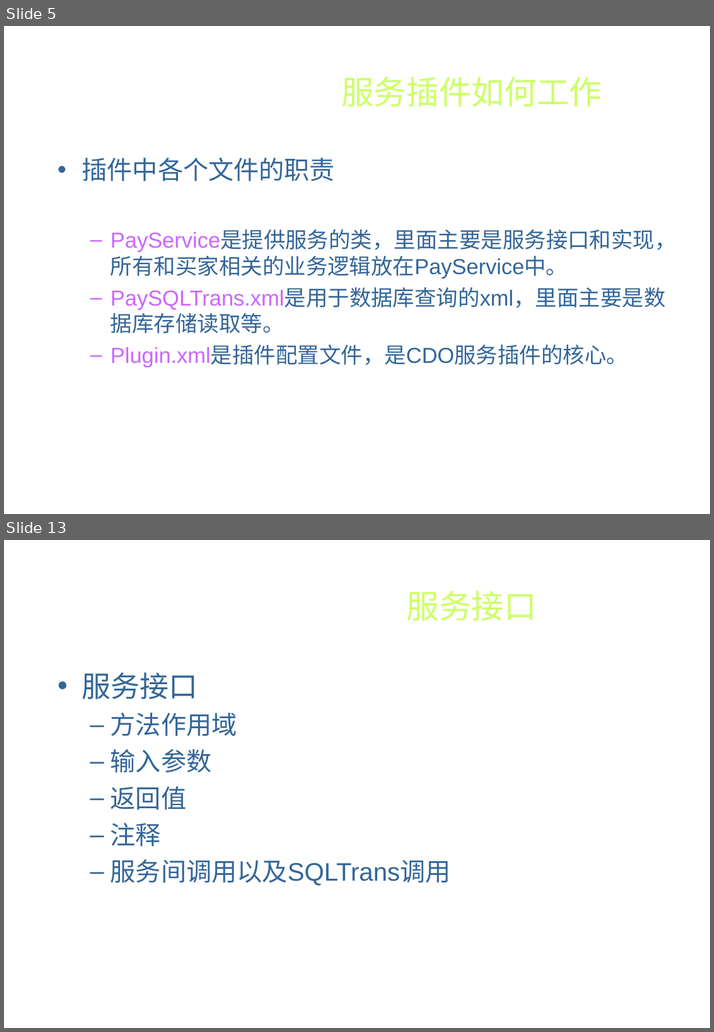
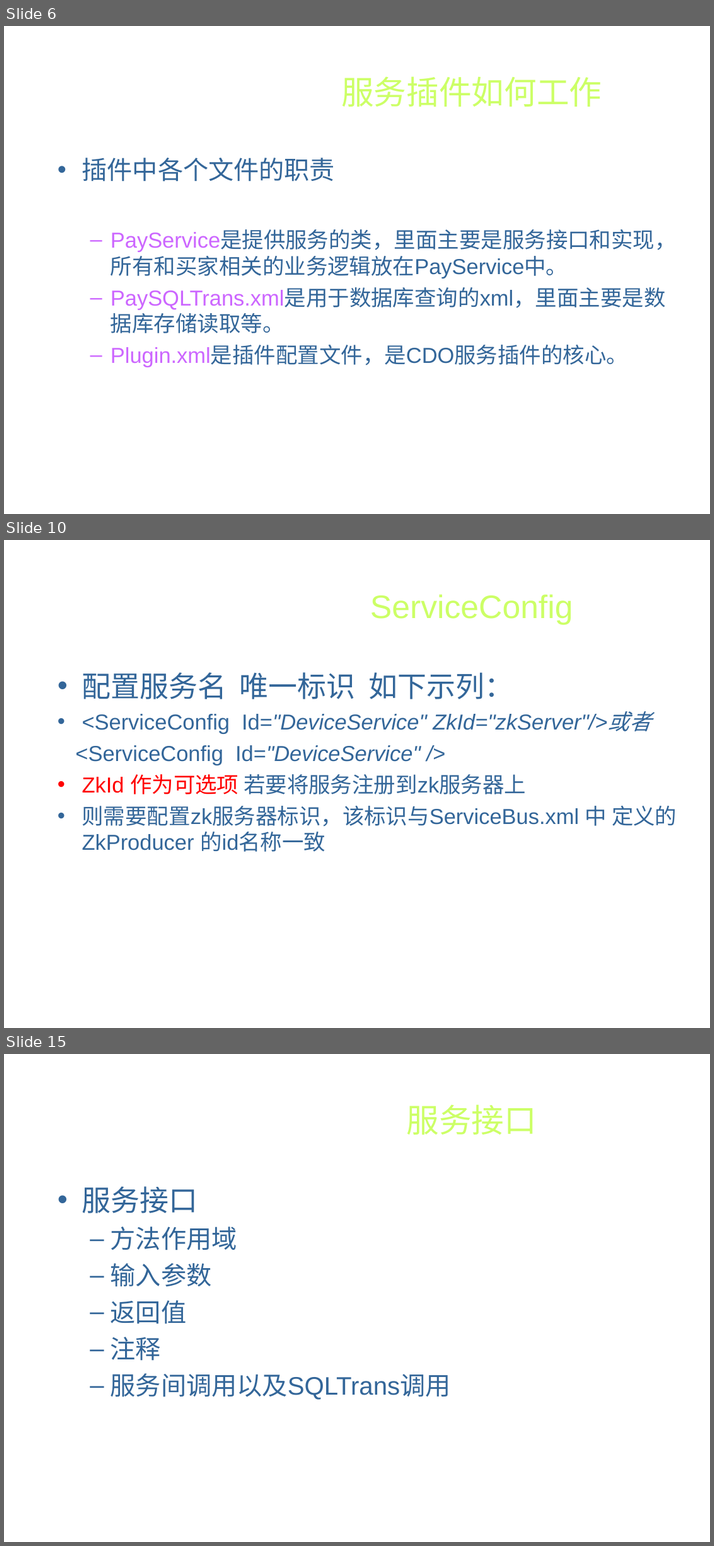
Before and after one commit to xiaowenzigege/CDO, a slide deck: CDODesign/Design/architecture/CDO服务插件开发.ppt. Shown one above the other, each under a label of ours: slides 5 and 13 before the commit, slides 6, 10 and 15 after it; the slides between them are not shown. The pictures are 714x1032 and 714x1546 pixels, drawn with LibreOffice and Linux fonts; fonts in the diff are those of the drawing; background and template pictures are left out. Boxes give left, top, right and bottom in pixels: in the first picture for what was removed or moved away, otherwise in the second. Text is boxed around its words. In the diff, an @@ line names an element or a change of style, - is before the commit and + after.

```diff
--- a/CDODesign/Design/architecture/CDO服务插件开发.ppt
+++ b/CDODesign/Design/architecture/CDO服务插件开发.ppt
@@ slide 10 added at bbox=[4, 540, 710, 1028], background picture (left out) @@
@@ title added at bbox=[370, 594, 573, 624], 36 pt, text #CCFF66 @@
+ServiceConfig
@@ text added at bbox=[75, 672, 676, 852], 24 pt, text #336699 @@
+• 配置服务名 唯一标识 如下示列：
+• <ServiceConfig Id="DeviceService" ZkId="zkServer"/>或者
+<ServiceConfig Id="DeviceService" />
+• ZkId 作为可选项 若要将服务注册到zk服务器上
+• 则需要配置zk服务器标识，该标识与ServiceBus.xml 中 定义的ZkProducer 的id名称一致
@@ what was slide 5 is now slide 6 @@
@@ what was slide 13 is now slide 15 @@
```
Also in this commit, not shown: 11 slides changed, 8 other slides added, 6 slides removed, 1 other file.
